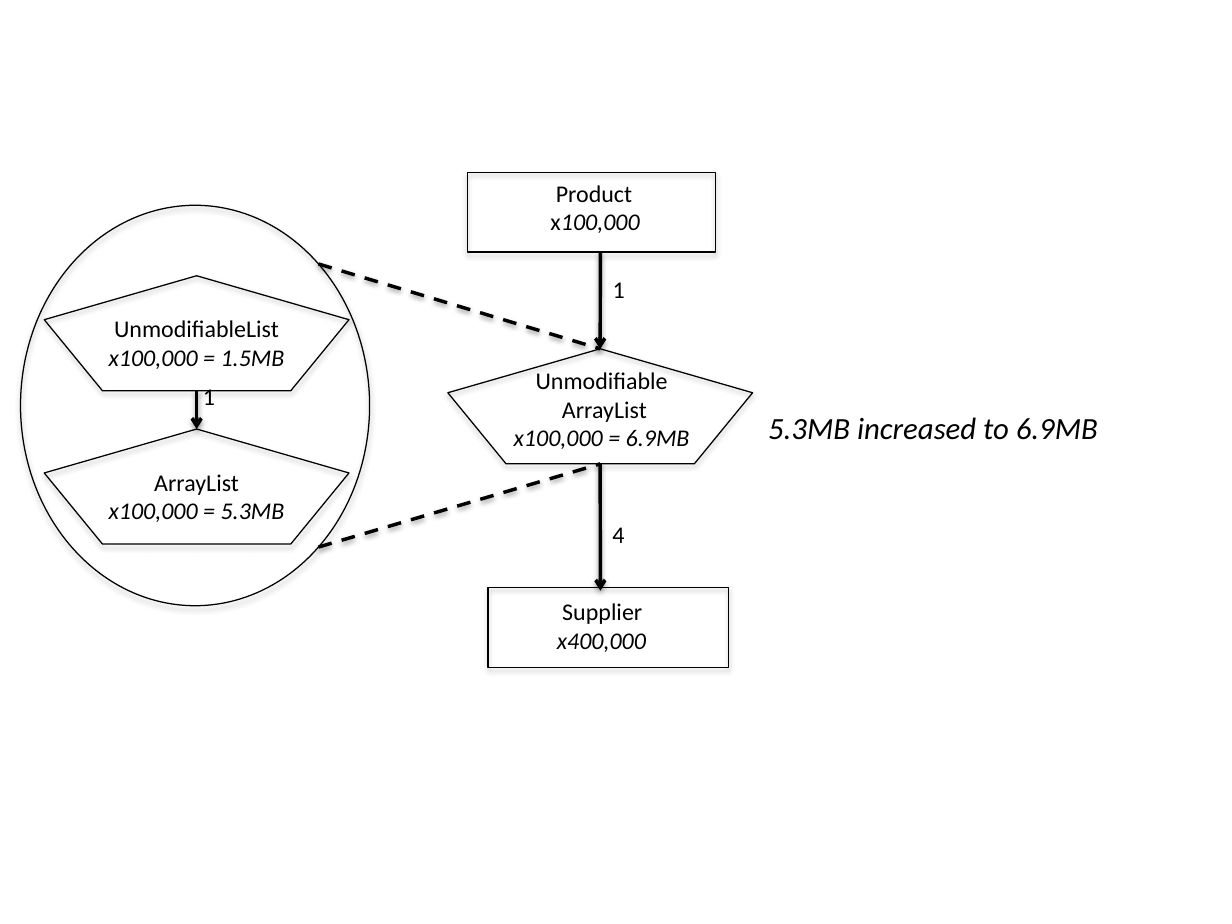
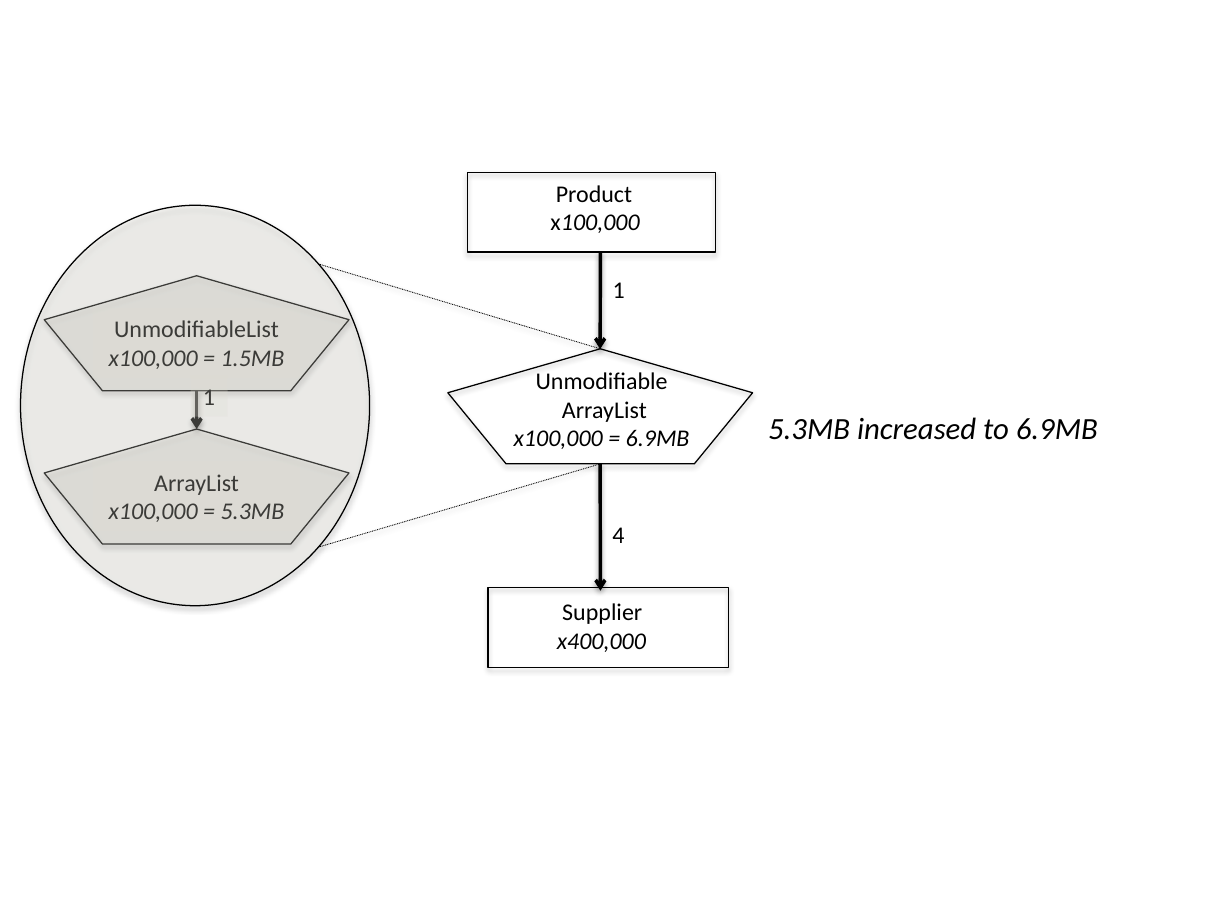
Before and after one commit to TheRuncibleTuner/bloatbook, a slide deck: slide 1 of part1/Figures/collections/product-unmodifiable-arraylist.pptx. Drawn at 1232x924 pixels with LibreOffice and Linux fonts; fonts in the diff are those of the drawing. Boxes give left, top, right and bottom in pixels: in the first picture for what was removed or moved away, otherwise in the second. Text is boxed around its words. In the diff, an @@ line names an element or a change of style, - is before the commit and + after.

```diff
--- a/part1/Figures/collections/product-unmodifiable-arraylist.pptx
+++ b/part1/Figures/collections/product-unmodifiable-arraylist.pptx
@@ fill none to #EEECE1 at 25% opacity in 3 elements at [44, 276, 349, 391], [44, 429, 349, 543], [21, 206, 370, 606] @@
@@ line (319, 264) - (600, 349): stroke #000000 2 pt dashed to #000000 0.5 pt dashed @@
@@ line (319, 547) - (600, 464): stroke #000000 2 pt dashed to #000000 0.5 pt dashed @@
```
Also in this commit, not shown: 2 other files.
